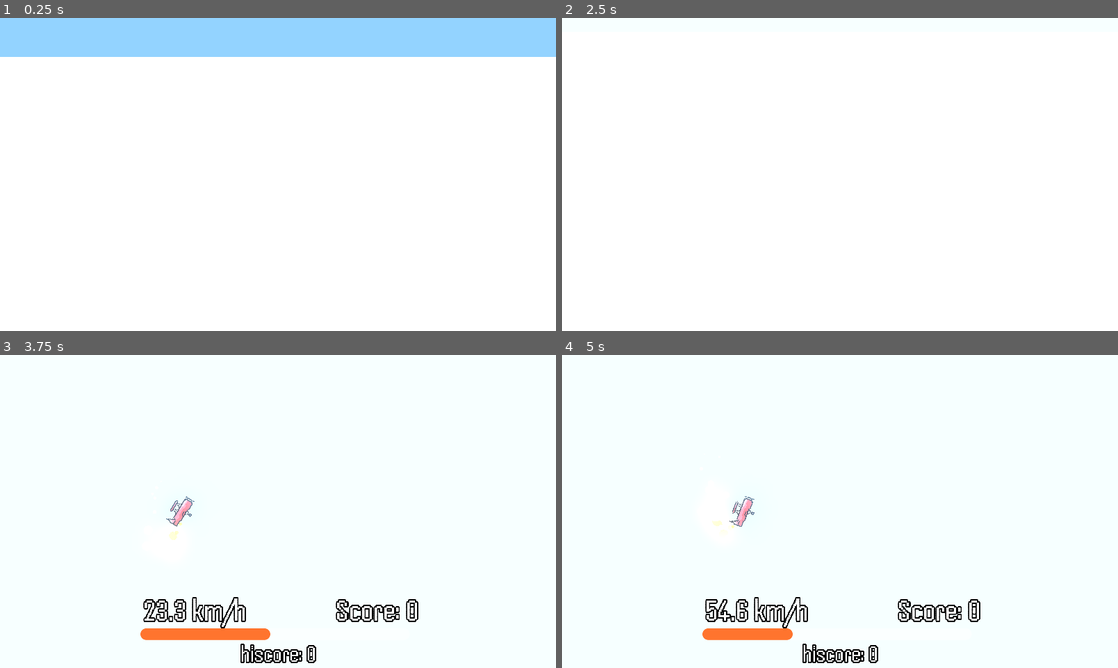
Above: before the commit, frames 1-4 (two rows, left to right).
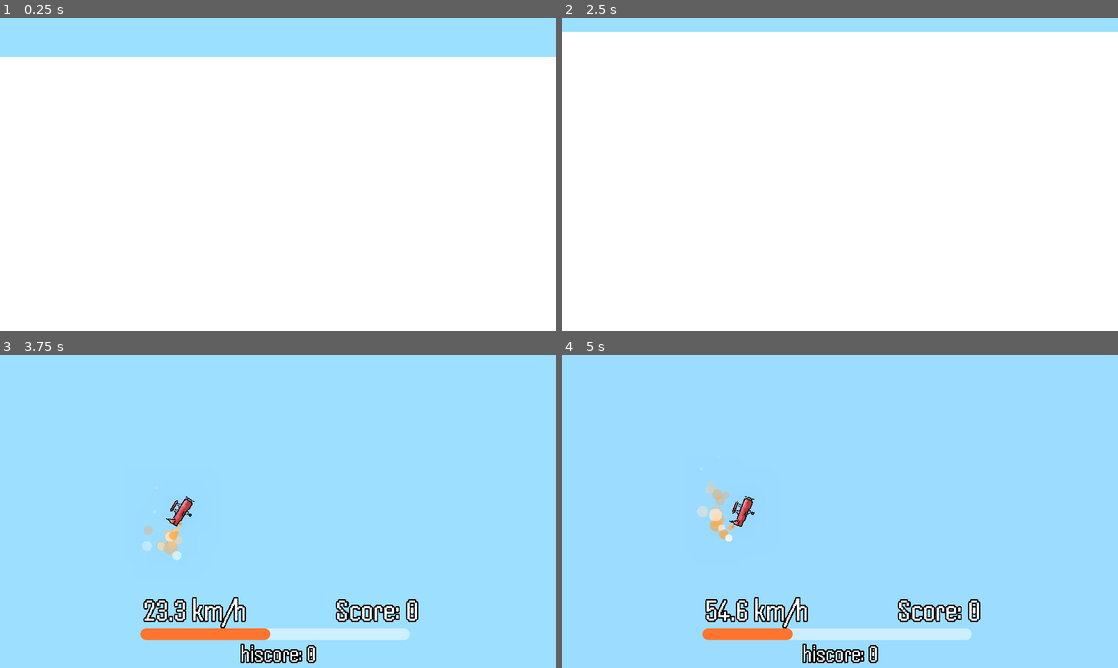
Above: after the commit, the same moments.

Repository: ShellShift/turbulence
Game: Godot game, scene res://scenes/menus.tscn
Two runs of this game, one before a commit and one after it. Both use one fixed random seed, a clock stepped at 60 frames per second and the inputs below.
Inputs:
- Up to frame 1 (0.25 s): no input
- Up to frame 2 (2.5 s): click "Settings" at 0.5 s; click "Play" at 1.25 s; click "Play" at 2 s
- Up to frame 3 (3.75 s): hold Space (fly) 2.78-3.53 s; tap Space (fly) at 3.6 s
- Up to frame 4 (5 s): hold Space (fly) from 4.28 s (still down)

The runs differ from the first frame. In frame 2, 4.4% of the frame differs, in the area x 0-100%, y 0-5%; in frame 3, 97%; in frame 4, 97%, in the area x 0-100%, y 0-100%.

Commit message:
Music and sound effects

Diff:
--- /dev/null
+++ b/graphics/environment.tres
@@ -0,0 +1,6 @@
+[gd_resource type="Environment" format=3 uid="uid://d4d7lcn4yxx8j"]
+
+[resource]
+background_mode = 3
+glow_enabled = true
+glow_bloom = 0.1
--- /dev/null
+++ b/prefabs/audio.tscn
@@ -0,0 +1,8 @@
+[gd_scene load_steps=2 format=3 uid="uid://d1i3vp6e4isha"]
+
+[ext_resource type="Script" path="res://scripts/audio.gd" id="1_j5071"]
+
+[node name="Audio" type="AudioListener2D"]
+process_mode = 3
+current = true
+script = ExtResource("1_j5071")
--- a/project.godot
+++ b/project.godot
@@ -20,6 +20,7 @@
 
 Particles="*res://scripts/particles.gd"
 Scenes="*res://prefabs/scenes.tscn"
+Audio="*res://prefabs/audio.tscn"
 
 [display]
 
@@ -46,4 +47,6 @@
 [rendering]
 
 textures/canvas_textures/default_texture_filter=0
+renderer/rendering_method="gl_compatibility"
+renderer/rendering_method.mobile="gl_compatibility"
 environment/defaults/default_clear_color=Color(0.575438, 0.826508, 1, 1)
--- a/scenes/game.tscn
+++ b/scenes/game.tscn
@@ -11,6 +11,7 @@
 [ext_resource type="PackedScene" uid="uid://cq6bvm8gcv3ro" path="res://prefabs/rock.tscn" id="5_lscy8"]
 [ext_resource type="Script" path="res://scripts/cloud_spawner.gd" id="10_aqkwm"]
 [ext_resource type="PackedScene" uid="uid://c2emoc32h2l4m" path="res://prefabs/cloud.tscn" id="11_8hwsk"]
+[ext_resource type="Environment" uid="uid://d4d7lcn4yxx8j" path="res://graphics/environment.tres" id="12_sxnxo"]
 
 [sub_resource type="Animation" id="Animation_65uy4"]
 length = 0.001
@@ -100,12 +101,6 @@
 "slide_out": SubResource("Animation_5uuf8")
 }
 
-[sub_resource type="Environment" id="Environment_pr0gx"]
-background_mode = 3
-glow_enabled = true
-glow_bloom = 1.0
-glow_blend_mode = 4
-
 [node name="Game" type="Node2D"]
 process_mode = 3
 script = ExtResource("1_uryna")
@@ -369,7 +364,7 @@
 time = 1.0
 
 [node name="WorldEnvironment" type="WorldEnvironment" parent="."]
-environment = SubResource("Environment_pr0gx")
+environment = ExtResource("12_sxnxo")
 
 [connection signal="pressed" from="CanvasLayer/LoseMenu/Restart" to="CanvasLayer/LoseMenu" method="restart"]
 [connection signal="pressed" from="CanvasLayer/LoseMenu/Quit" to="CanvasLayer/LoseMenu" method="quit"]
--- a/scenes/menus.tscn
+++ b/scenes/menus.tscn
@@ -1,9 +1,10 @@
-[gd_scene load_steps=5 format=3 uid="uid://bl2yg5twa4fqb"]
+[gd_scene load_steps=6 format=3 uid="uid://bl2yg5twa4fqb"]
 
 [ext_resource type="Theme" uid="uid://dukbhiljsmqyd" path="res://graphics/ui_theme.tres" id="1_mrgx2"]
 [ext_resource type="Script" path="res://scripts/menus.gd" id="2_rjel8"]
 [ext_resource type="Texture2D" uid="uid://dvoawercc7c63" path="res://graphics/sprites/icon.png" id="2_wx2qk"]
 [ext_resource type="Script" path="res://scripts/settings.gd" id="4_xobbm"]
+[ext_resource type="Environment" uid="uid://d4d7lcn4yxx8j" path="res://graphics/environment.tres" id="5_fw21s"]
 
 [node name="Menus" type="Control" node_paths=PackedStringArray("active")]
 layout_mode = 3
@@ -212,6 +213,9 @@
 grow_vertical = 2
 theme_override_constants/outline_size = 10
 text = "Camera Shake"
+
+[node name="WorldEnvironment" type="WorldEnvironment" parent="."]
+environment = ExtResource("5_fw21s")
 
 [connection signal="mouse_entered" from="Main/Icon" to="." method="icon_hover"]
 [connection signal="mouse_exited" from="Main/Icon" to="." method="icon_unhover"]
--- /dev/null
+++ b/scripts/audio.gd
@@ -0,0 +1,24 @@
+extends AudioListener2D
+
+var music_player: AudioStreamPlayer2D
+
+func play_music(path):
+	var stream = load("res://audio/%s.wav" % path)
+	var player = AudioStreamPlayer2D.new()
+	player.stream = stream
+	player.bus = "Music"
+	add_child(player)
+	if music_player: music_player.queue_free()
+	music_player = player
+	player.play()
+
+func play(path, random_pitch = true):
+	var stream = load("res://audio/%s.wav" % path)
+	var player = AudioStreamPlayer2D.new()
+	player.stream = stream
+	if random_pitch: player.pitch_scale = randf_range(1, 2)
+	player.bus = "SFX"
+	add_child(player)
+	player.play()
+	await player.finished
+	player.queue_free()
--- a/scripts/game.gd
+++ b/scripts/game.gd
@@ -14,6 +14,7 @@
 		hiscore = int(file.get_as_text())
 		file.close()
 	hiscore_label.text = "hiscore: %d" % hiscore
+	Audio.play_music("game")
 
 func _process(_delta):
 	if Input.is_action_just_pressed("fly") && !game_started:
--- a/scripts/lose_menu.gd
+++ b/scripts/lose_menu.gd
@@ -4,9 +4,12 @@
 	if visible: return
 	$"../..".lose()
 	$AnimationPlayer.play("slide")
+	Audio.play("click")
 
 func restart():
+	Audio.play("click")
 	Scenes.reload()
 
 func quit():
+	Audio.play("click")
 	Scenes.load_scene("menus")
--- a/scripts/menus.gd
+++ b/scripts/menus.gd
@@ -3,10 +3,15 @@
 @export var time: float
 @export var active: Control
 
+func _ready():
+	Audio.play_music("menu")
+
 func play():
+	Audio.play("click")
 	Scenes.load_scene("game")
 
 func quit():
+	Audio.play("click")
 	get_tree().quit()
 
 func enable(path):
@@ -18,6 +23,7 @@
 	tween.tween_property(control, "modulate", Color.WHITE, time)
 	var prev_active = active
 	active = control
+	Audio.play("click")
 	await tween.finished
 	prev_active.hide()
 
--- a/scripts/pause_menu.gd
+++ b/scripts/pause_menu.gd
@@ -8,6 +8,7 @@
 		animation.play("slide")
 	else:
 		animation.play("slide_out")
+	Audio.play("click")
 
 func _process(_delta):
 	if Input.is_action_just_pressed("pause"):
--- a/scripts/plane.gd
+++ b/scripts/plane.gd
@@ -29,6 +29,7 @@
 	velocity.x = speed
 	if Input.is_action_pressed("fly") and !dead:
 		if fuel > 0:
+			Audio.play("fly")
 			velocity.y -= fly_velocity
 			fuel -= delta * fuel_decrease_speed
 	else: fuel = clamp(fuel + delta * fuel_speed, 0, max_fuel)
--- a/scripts/rock.gd
+++ b/scripts/rock.gd
@@ -10,6 +10,7 @@
 	queue_free()
 	Camera.shake()
 	Particles.spawn(particle, self, false)
+	Audio.play("explosion")
 	$"../CanvasLayer/LoseMenu".activate()
 
 func _on_screen_exited():
--- a/scripts/settings.gd
+++ b/scripts/settings.gd
@@ -26,6 +26,7 @@
 	var file = FileAccess.open("user://settings", FileAccess.WRITE)
 	file.store_string(JSON.stringify(data))
 	file.close()
+	Audio.play("click")
 
 func _on_music_value_changed(value):
 	data.music = value
Not shown, added: audio/click.wav.import
Not shown, added: audio/explosion.wav.import
Not shown, added: audio/fly.wav.import
Not shown, added: audio/game.wav.import
Not shown, added: audio/menu.wav.import
Not shown, added: audio/click.wav
Not shown, added: audio/explosion.wav
Not shown, added: audio/fly.wav
Not shown, added: audio/game.wav
Not shown, added: audio/menu.wav
